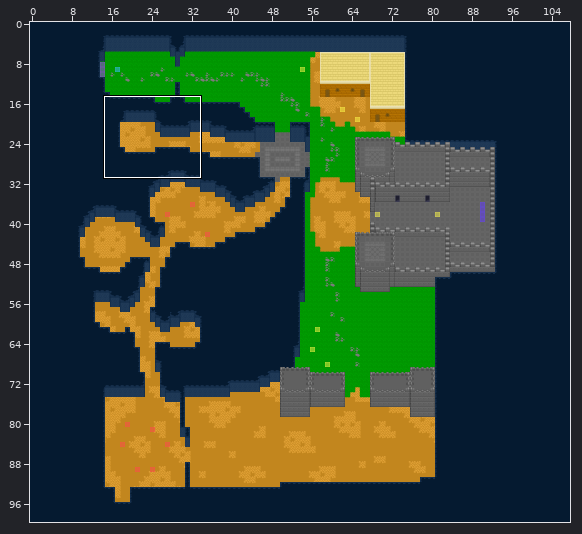
A Tiled map gets an edit: GameName/Output/Assets/Maps/level3.tmx. The first picture is a wide view before the edit; the outline marks the close-up.
Close-up. Before the commit:
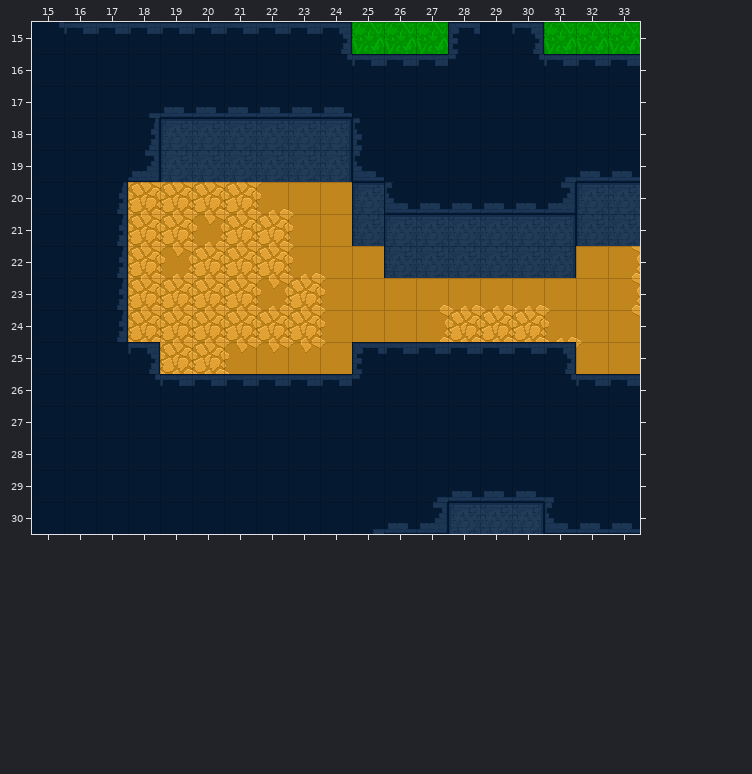
Cells are 32x32 px. Shown: x 15..33, y 15..30. The commit also changed other parts of the map, which this record leaves out.
After the commit:
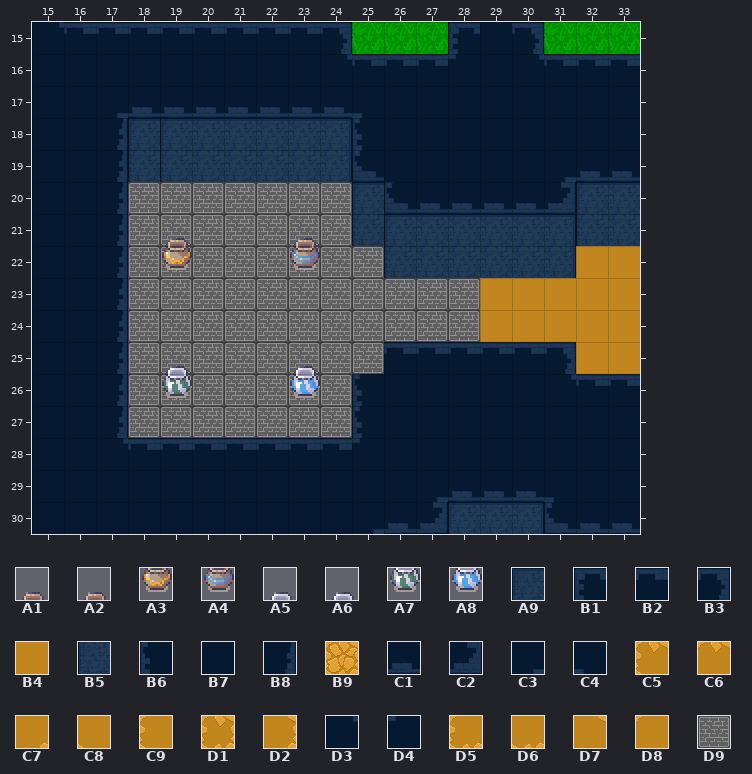
Key: from "Interiors_free_32x32": A1 1057, A2 1058, A3 1073, A4 1074, A5 1089, A6 1090, A7 1105, A8 1106; from "tileset": A9 80, B1 83, B2 84, B3 85, B4 92, B5 96, B6 99, B7 100, B8 101, B9 106, C1 116, C2 117, C3 128, C4 130, C5 134, C6 135, C7 137, C8 139, C9 150, D1 151, D2 152, D3 160, D4 162, D5 166, D6 167, D7 169, D8 171, D9 184.
__ is an empty cell.
Tiles of an added or newly shown layer are drawn over the layers below it.
What changed:
{"where": "layer \"dirt\""}
{"y":20,"x":18,"old":"B9 B9 B9 B9 D5 C8 B4","new":"__ __ __ __ __ __ __"}
{"y":21,"x":18,"old":"B9 B9 D1 B9 B9 C9 B4","new":"__ __ __ __ __ __ __"}
{"y":22,"x":18,"old":"B9 D1 B9 B9 B9 D5 C8 B4","new":"__ __ __ __ __ __ __ __"}
{"y":22,"x":33,"old":"D2","new":"B4"}
{"y":23,"x":18,"old":"B9 B9 B9 B9 D1 B9 C9 B4 B4 C7 D6 D6 D6","new":"__ __ __ __ __ __ __ __ __ __ __ B4 B4"}
{"y":23,"x":33,"old":"D2","new":"B4"}
{"y":24,"x":18,"old":"B9 B9 B9 B9 B9 B9 C9 B4 B4 D2 B9 B9 B9 D5","new":"__ __ __ __ __ __ __ __ __ __ __ B4 B4 B4"}
{"y":24,"x":33,"old":"D7","new":"B4"}
{"y":25,"x":19,"old":"B9 B9 C5 C6 C6 D8","new":"__ __ __ __ __ __"}
{"y":25,"x":32,"old":"D8","new":"B4"}
{"where": "layer \"TempleFloor\" (added)"}
{"y":20,"x":18,"old":"__ __ __ __ __ __ __","new":"D9 D9 D9 D9 D9 D9 D9"}
{"y":21,"x":18,"old":"__ __ __ __ __ __ __","new":"D9 D9 D9 D9 D9 D9 D9"}
{"y":22,"x":18,"old":"__ __ __ __ __ __ __ __","new":"D9 D9 D9 D9 D9 D9 D9 D9"}
{"y":23,"x":18,"old":"__ __ __ __ __ __ __ __ __ __ __","new":"D9 D9 D9 D9 D9 D9 D9 D9 D9 D9 D9"}
{"y":24,"x":18,"old":"__ __ __ __ __ __ __ __ __ __ __","new":"D9 D9 D9 D9 D9 D9 D9 D9 D9 D9 D9"}
{"y":25,"x":18,"old":"__ __ __ __ __ __ __ __","new":"D9 D9 D9 D9 D9 D9 D9 D9"}
{"y":26,"x":18,"old":"__ __ __ __ __ __ __","new":"D9 D9 D9 D9 D9 D9 D9"}
{"y":27,"x":18,"old":"__ __ __ __ __ __ __","new":"D9 D9 D9 D9 D9 D9 D9"}
{"where": "layer \"cave walls\""}
{"y":17,"x":17,"old":"B7 C3","new":"C3 C1"}
{"y":17,"x":25,"old":"B7","new":"C4"}
{"y":18,"x":17,"old":"B7 B8","new":"B8 A9"}
{"y":19,"x":17,"old":"B7 C2","new":"B8 B5"}
{"y":25,"x":17,"old":"B7 B3","new":"B8 __"}
{"y":25,"x":25,"old":"B1","new":"__"}
{"y":26,"x":17,"old":"B7 D3 B2 B2 B2 B2 B2 B2 D4","new":"B8 __ __ __ __ __ __ __ B6"}
{"y":27,"x":17,"old":"B7 B7 B7 B7 B7 B7 B7 B7 B7","new":"B8 __ __ __ __ __ __ __ B6"}
{"y":28,"x":17,"old":"B7 B7 B7 B7 B7 B7 B7 B7 B7","new":"D3 B2 B2 B2 B2 B2 B2 B2 D4"}
{"where": "layer \"Treasures\" (added)"}
{"y":21,"x":19,"old":"__","new":"A1"}
{"y":21,"x":23,"old":"__","new":"A2"}
{"y":22,"x":19,"old":"__","new":"A3"}
{"y":22,"x":23,"old":"__","new":"A4"}
{"y":25,"x":19,"old":"__","new":"A5"}
{"y":25,"x":23,"old":"__","new":"A6"}
{"y":26,"x":19,"old":"__","new":"A7"}
{"y":26,"x":23,"old":"__","new":"A8"}
{"label":"changed","picture_box":[117,107,640,450]}
